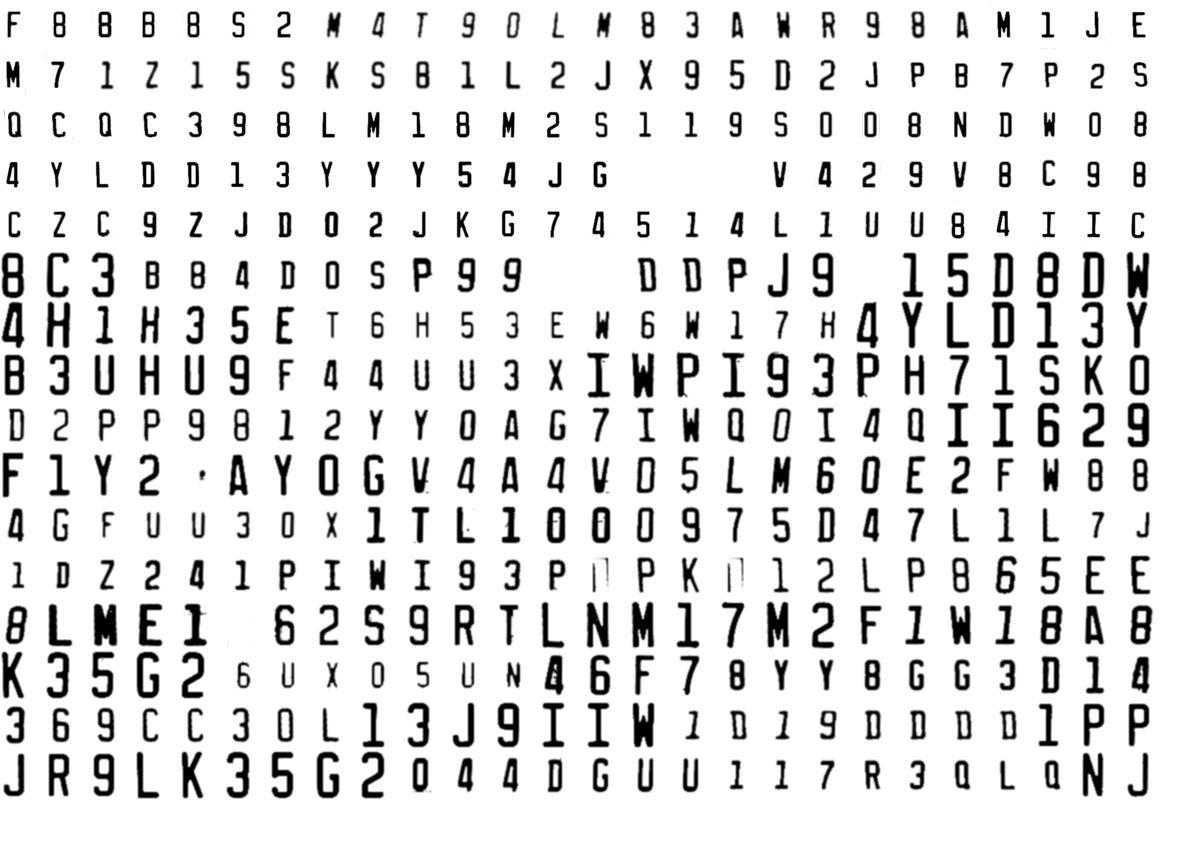
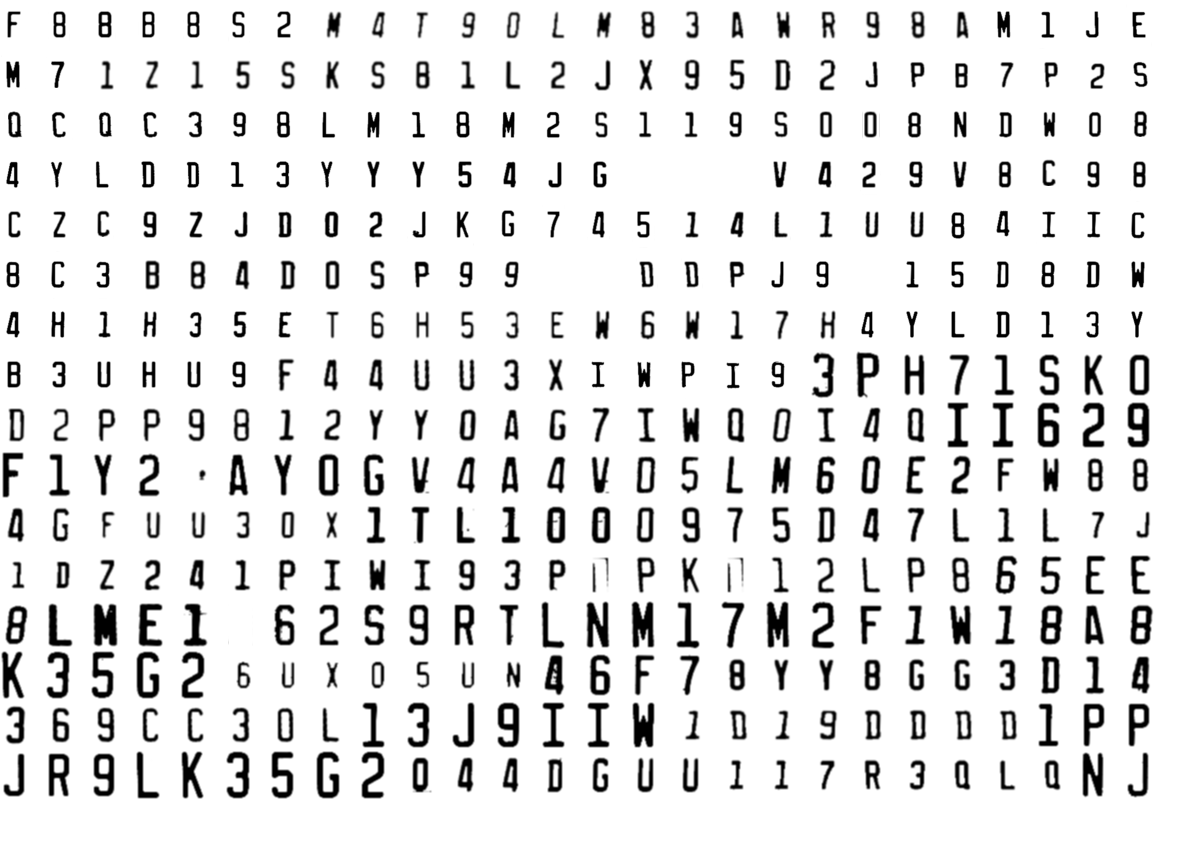
Layered file, before and after one edit (1200×850). Changes by layer:
added layer "Portapapeles #96" above "Portapapeles #97" over box(6, 261, 20, 288)
added layer "Portapapeles #97" above "Portapapeles #98" over box(51, 261, 65, 288)
added layer "Portapapeles #98" above "Portapapeles #99" over box(96, 261, 110, 288)
added layer "Portapapeles #99" above "Portapapeles #100" over box(414, 261, 430, 288)
added layer "Portapapeles #100" above "Portapapeles #101" over box(459, 261, 473, 288)
added layer "Portapapeles #101" above "Portapapeles #102" over box(504, 261, 519, 288)
added layer "Portapapeles #102" above "Portapapeles #103" over box(639, 261, 654, 288)
added layer "Portapapeles #103" above "Portapapeles #104" over box(684, 261, 699, 288)
added layer "Portapapeles #104" above "Portapapeles #105" over box(729, 261, 745, 288)
added layer "Portapapeles #110" above "Portapapeles #111" over box(1041, 261, 1055, 288)
added layer "Portapapeles #113" above "Portapapeles #114" over box(951, 311, 965, 338)
added layer "Portapapeles #114" above "Portapapeles #115" over box(996, 311, 1010, 338)
added layer "Portapapeles #115" above "Portapapeles #116" over box(1086, 261, 1100, 288)
added layer "Portapapeles #116" above "Portapapeles #117" over box(1131, 261, 1145, 288)
added layer "Portapapeles #117" above "Portapapeles #118" over box(6, 311, 20, 338)
added layer "Portapapeles #118" above "Portapapeles #119" over box(51, 311, 65, 338)
added layer "Portapapeles #120" above "Portapapeles #121" over box(143, 311, 157, 338)
added layer "Portapapeles #122" above "Portapapeles #123" over box(233, 311, 247, 338)
added layer "Portapapeles #123" above "Portapapeles #124" over box(278, 311, 292, 338)
added layer "Portapapeles #127" above "Portapapeles #128" over box(7, 361, 21, 388)
added layer "Portapapeles #128" above "Portapapeles #129" over box(52, 361, 66, 388)
painted on "treaning-tiff.png" over box(1, 3, 1150, 399)
…and 21 more changes (21 added)
